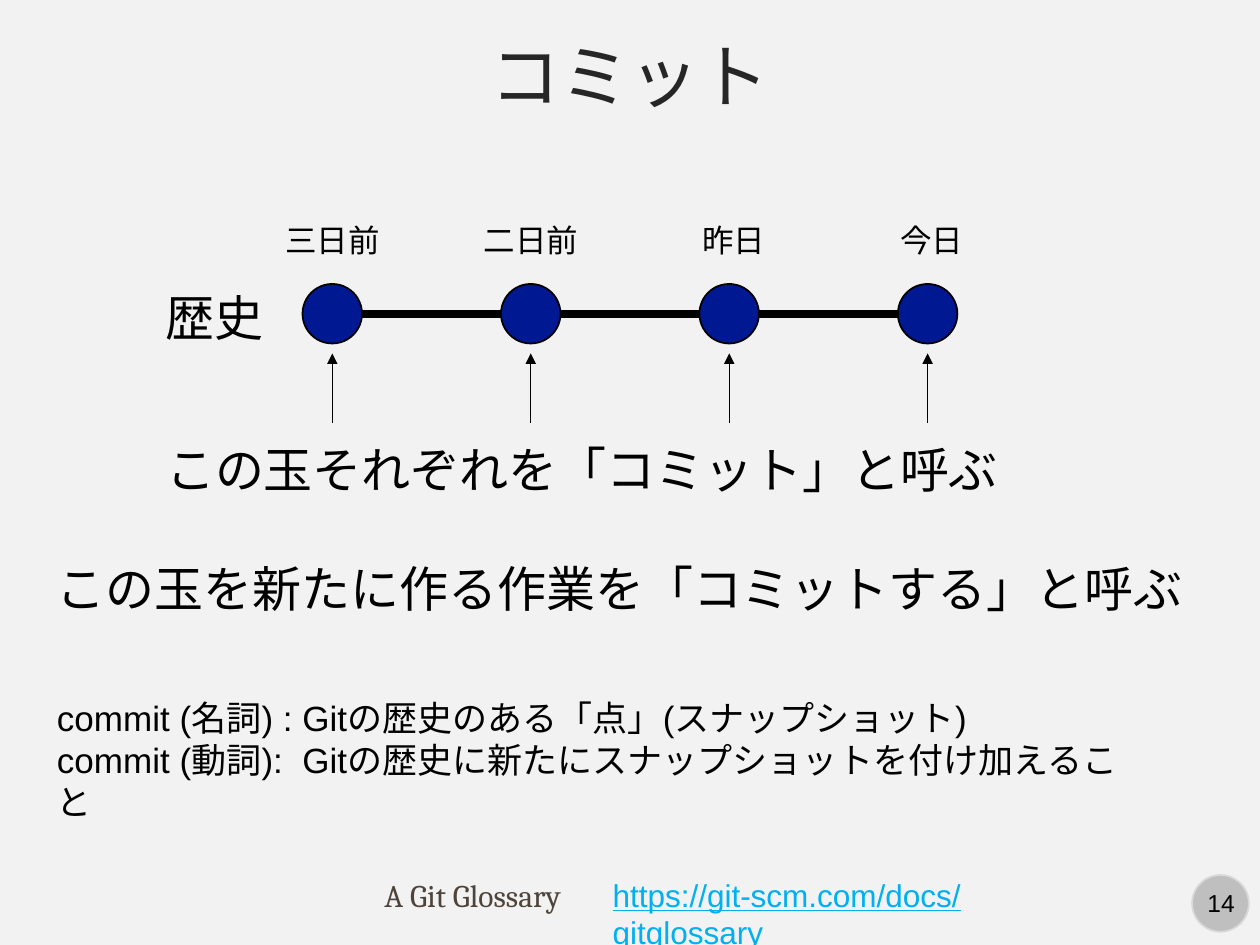
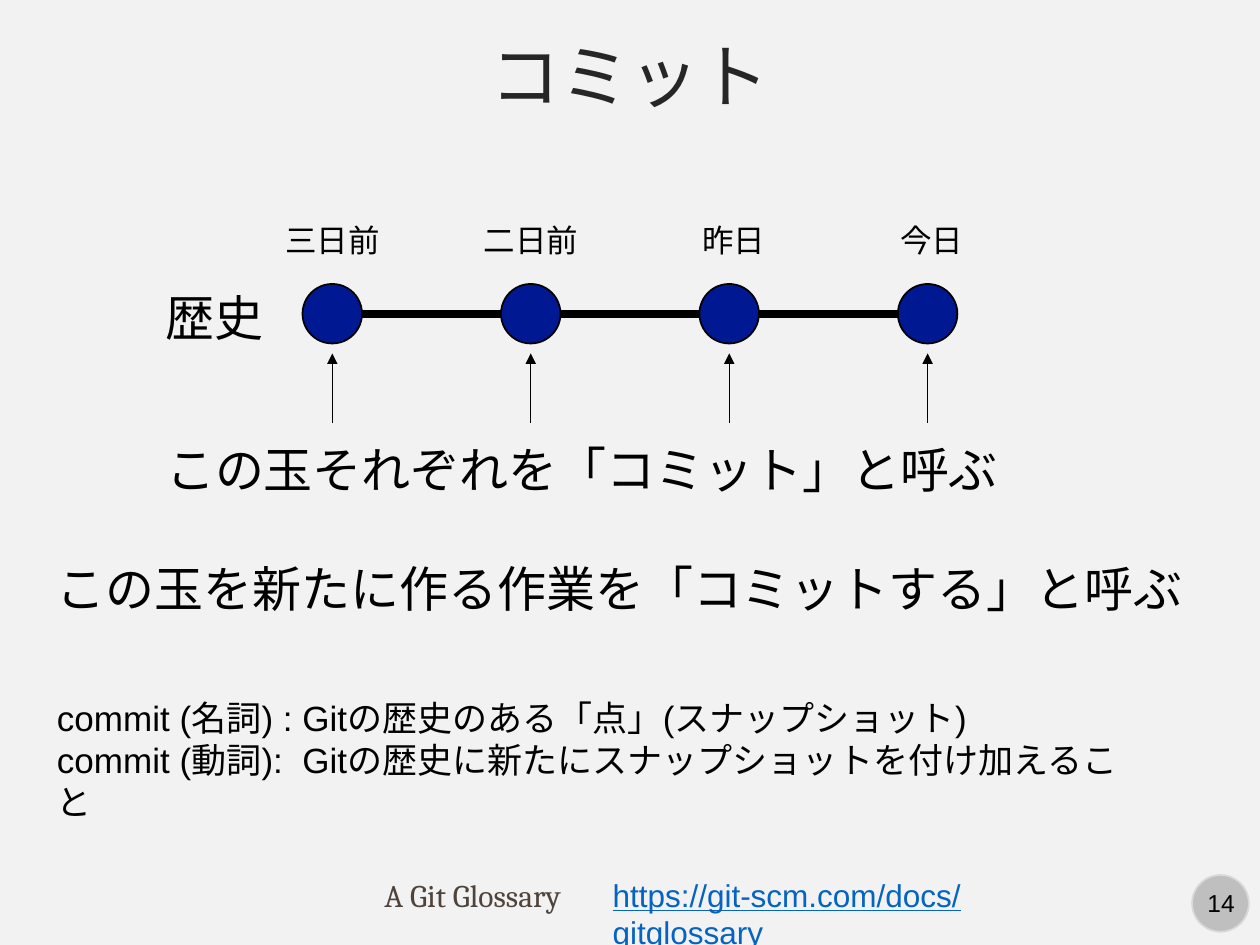
Before and after one commit to kaityo256/github, a slide deck: slide 14 of term/fig/slide.pptx. Drawn at 1260x945 pixels with LibreOffice and Linux fonts; fonts in the diff are those of the drawing. Boxes give left, top, right and bottom in pixels: in the first picture for what was removed or moved away, otherwise in the second. Text is boxed around its words. In the diff, an @@ line names an element or a change of style, - is before the commit and + after.

```diff
--- a/term/fig/slide.pptx
+++ b/term/fig/slide.pptx
@@ text "https://git-scm.com/docs/gitglossary" at bbox=[613, 884, 961, 945]: text colour #00B0F0 to #0563C1 @@
```
Also in this commit, not shown: 2 other slides changed, 18 slides added.
